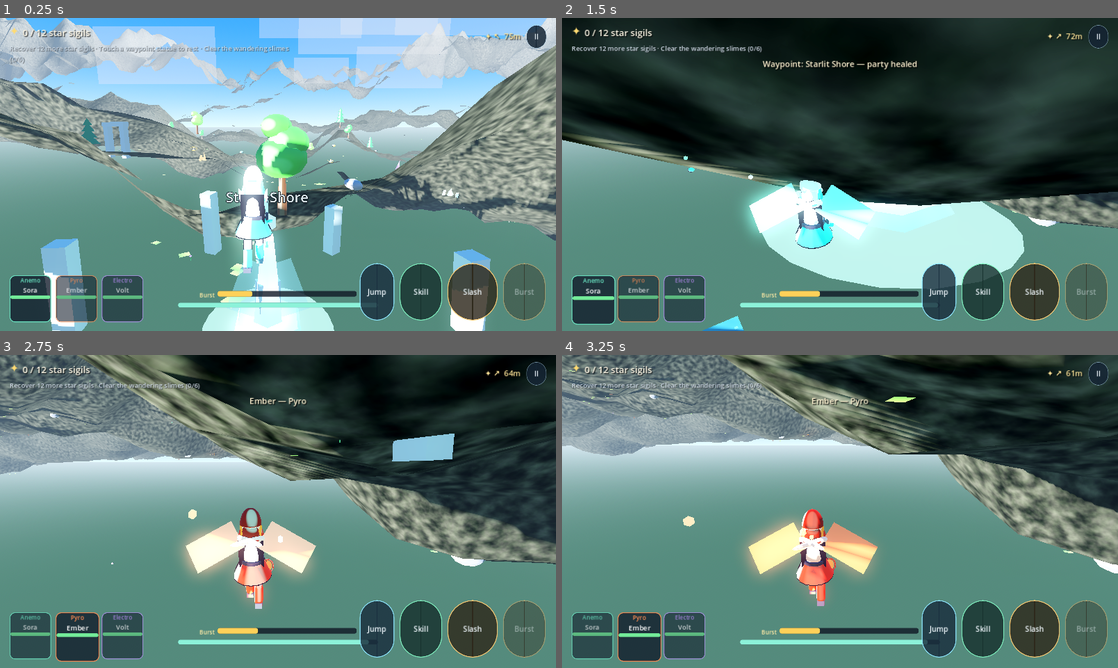
Above: before the commit, frames 1-4 (two rows, left to right).
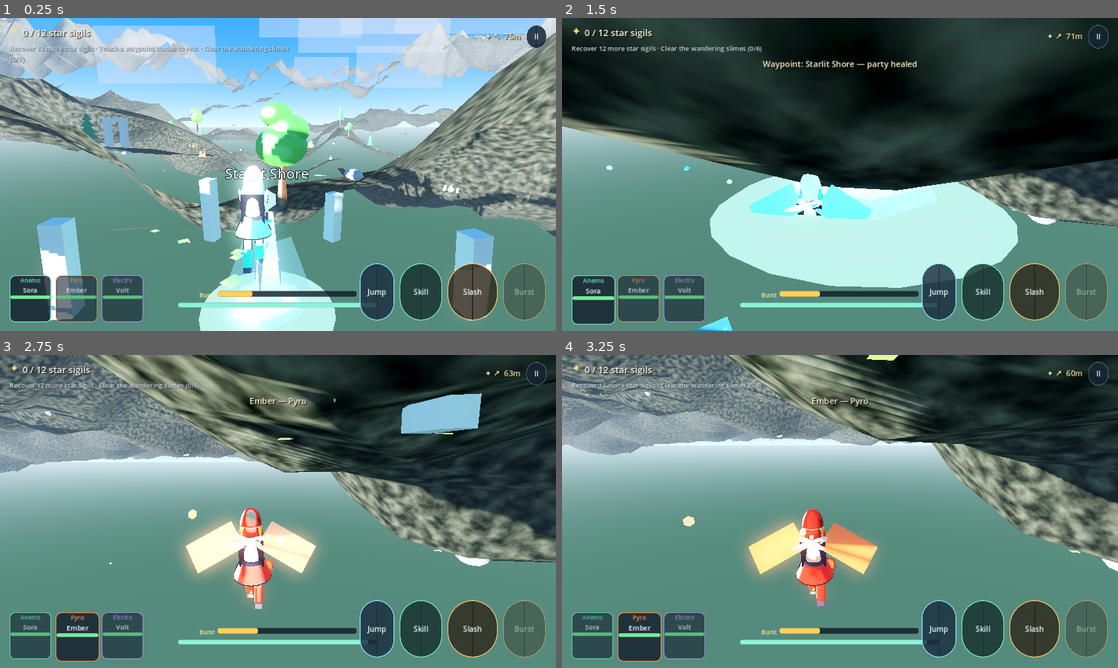
Above: after the commit, the same moments.

Repository: Endiq-jar/LastStar
Game: Godot game, scene res://scenes/world.tscn
Same seed, same stepped clock (60 frames per second), same inputs: the game is played once before the commit and once after it.
Inputs (mouse positions are in pixels of both pictures, inside the frame that each line leads up to):
- Up to frame 1 (0.25 s): no input
- Up to frame 2 (1.5 s): move the mouse to (867, 174) at 0.52 s; press the mouse at (867, 174) at 0.53 s; hold W (move_forward) from 0.53 s (still down); tap Space (jump) at 0.77, 1.07 s; move the mouse to (812, 174) at 1.27 s; release the mouse at (812, 174) at 1.28 s; tap Q (burst) at 1.35 s
- Up to frame 3 (2.75 s): keep holding W (move_forward); tap Space (jump) at 1.52, 1.82 s; move the mouse to (289, 505) at 2.02 s; hold T (party_next) from 2.03 s (still down)
- Up to frame 4 (3.25 s): keep holding W (move_forward); move the mouse to (834, 517) at 2.77 s; release T (party_next) at 2.78 s; tap Shift (sprint) at 2.85 s; tap Space (jump) at 3.02 s

The runs differ from the first frame. In frame 1, 23% of the frame differs, in the area x 0-100%, y 0-100%; in frame 2, 27%; in frame 3, 23%; in frame 4, 18%.

Commit message:
fix(player): robust ground snap via the physics space
Cast a long ray (240 m) with back-face hits enabled so the steep terrain
triangles underneath are always found, exclude the player's own RID, and fall
back to the caller's height when no surface exists instead of teleporting
somewhere arbitrary.

Co-authored-by: arena-agent <297053741+arena-agent@users.noreply.github.com>

Diff:
--- a/scripts/player.gd
+++ b/scripts/player.gd
@@ -155,22 +155,33 @@
 
 
 func _snap_to_ground(at: Vector3) -> void:
-	## Raycast down from high above `at` and place the body on whatever solid
-	## surface is there. Falls back to the given height when nothing is hit.
-	var from := Vector3(at.x, at.y + 60.0, at.z)
-	var to := Vector3(at.x, at.y - 80.0, at.z)
+	## Place the body on whatever solid surface is under `at`.
+	##
+	## Uses a shape cast against the physics space, which is cheap and safe to
+	## call from a deferred callback. Physics queries are only issued once the
+	## body is genuinely inside the world: calling into the space too early is
+	## how you get a body that silently falls forever.
+	if not is_inside_tree() or get_world_3d() == null:
+		return
+	velocity = Vector3.ZERO
 	var space := get_world_3d().direct_space_state
-	if space:
+	if space != null:
+		var from := Vector3(at.x, at.y + 120.0, at.z)
+		var to := Vector3(at.x, at.y - 120.0, at.z)
 		var query := PhysicsRayQueryParameters3D.create(from, to, 1)
+		query.hit_from_inside = false
+		query.hit_back_faces = true
+		# Never hit ourselves: the body is on layer 2, but be explicit.
 		query.exclude = [get_rid()]
-		var hit := space.intersect_ray(query)
-		if hit and hit.has("position"):
+		query.collide_with_areas = false
+		var hit: Dictionary = space.intersect_ray(query)
+		if not hit.is_empty() and hit.get("position") != null:
 			var p: Vector3 = hit["position"]
-			global_position = p + Vector3(0.0, 0.6, 0.0)
-			velocity = Vector3.ZERO
+			global_position = p + Vector3(0.0, 0.8, 0.0)
 			return
-	global_position = at + Vector3(0.0, 1.0, 0.0)
-	velocity = Vector3.ZERO
+	# No ground found (e.g. outside the collision mesh): keep the caller's
+	# height rather than teleporting somewhere arbitrary.
+	global_position = at
 
 
 func _on_respawn() -> void:
